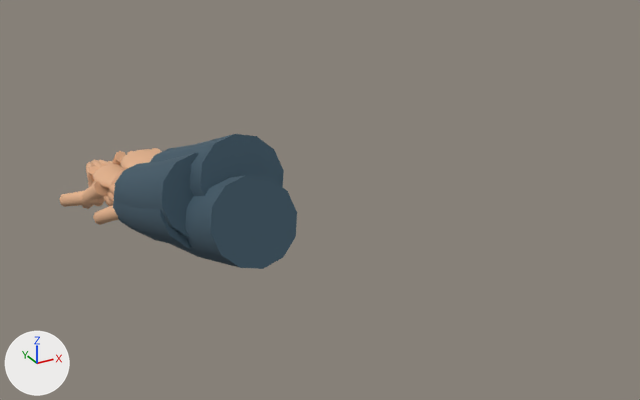
An edit to the glTF model assets/models/player/hand.glb, drawn before and after from the same camera.
One viewpoint serves both versions: a 50 mm lens placed at (-0.328, -1.224, 0.526), pointed at (0.1, -0.447, 0.137). Arrows for +X, +Y and +Z are at lower left; the lights stay in place. The older version comes first. Vertices at exactly the same position are counted once.

Names of what the first picture shows: 'hand_grip', 'hand_open', 'hand_pinch', 'hand_press'.
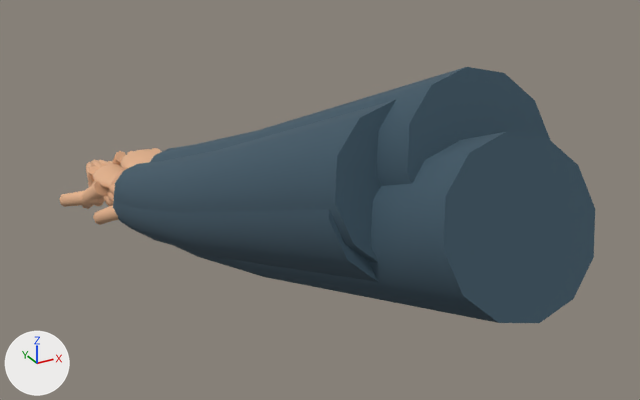
What the commit changed:
me_hand_grip is used by ob_hand_grip; location (0.0, 0.0, 0.0).
me_hand_grip had 374 vertices, 712 faces and spanned x -0.062..0.05, y -0.376..0.054, z -0.028..0.175.
me_hand_grip now has 386 vertices, 736 faces and spans x -0.062..0.06, y -0.781..0.054, z -0.028..0.344.
Part 1, on me_hand_grip:
3 vertices are removed from x -0.05..0.025, y -0.374..-0.342, z 0.088..0.169.
19 faces are deleted.
9 vertices move from x -0.043..0.05, y -0.376..-0.34, z 0.081..0.175 to x -0.045..0.052, y -0.437..-0.399, z 0.1..0.197.
15 vertices are added at x -0.06..0.06, y -0.781..-0.402, z 0.106..0.344.
43 new faces join them, mat_sleeve (dark blue #3f5867).
me_hand_open is used by ob_hand_open; location (0.0, 0.0, 0.0).
me_hand_open had 374 vertices, 712 faces and spanned x -0.063..0.069, y -0.471..0.008, z -0.005..0.178.
me_hand_open now has 386 vertices, 736 faces and spans x -0.063..0.079, y -0.876..0.008, z -0.005..0.346.
Part 2, on me_hand_open:
3 vertices are removed from x -0.031..0.044, y -0.468..-0.437, z 0.09..0.171.
19 faces are deleted.
9 vertices move from x -0.024..0.069, y -0.471..-0.435, z 0.084..0.178 to x -0.026..0.071, y -0.532..-0.494, z 0.102..0.199.
15 vertices are added at x -0.041..0.079, y -0.876..-0.496, z 0.109..0.346.
43 new faces join them, mat_sleeve (dark blue #3f5867).
me_hand_pinch is used by ob_hand_pinch; location (0.0, 0.0, 0.0).
me_hand_pinch had 374 vertices, 712 faces and spanned x -0.023..0.084, y -0.409..0.033, z -0.005..0.201.
me_hand_pinch now has 386 vertices, 736 faces and spans x -0.026..0.094, y -0.814..0.033, z -0.005..0.37.
Part 3, on me_hand_pinch:
3 vertices are removed from x -0.016..0.059, y -0.406..-0.375, z 0.114..0.195.
19 faces are deleted.
9 vertices move from x -0.009..0.084, y -0.409..-0.373, z 0.108..0.201 to x -0.011..0.086, y -0.47..-0.432, z 0.126..0.223.
15 vertices are added at x -0.026..0.094, y -0.814..-0.434, z 0.133..0.37.
43 new faces join them, mat_sleeve (dark blue #3f5867).
me_hand_press is used by ob_hand_press; location (0.0, 0.0, 0.0).
me_hand_press had 374 vertices, 712 faces and spanned x -0.086..0.05, y -0.368..0.12, z -0.012..0.16.
me_hand_press now has 386 vertices, 736 faces and spans x -0.086..0.06, y -0.773..0.12, z -0.012..0.328.
Part 4, on me_hand_press:
3 vertices are removed from x -0.05..0.025, y -0.366..-0.334, z 0.073..0.153.
19 faces are deleted.
9 vertices move from x -0.043..0.05, y -0.368..-0.332, z 0.066..0.16 to x -0.045..0.052, y -0.429..-0.391, z 0.085..0.181.
15 vertices are added at x -0.06..0.06, y -0.773..-0.394, z 0.091..0.328.
43 new faces join them, mat_sleeve (dark blue #3f5867).

What differs and where, as boxes (x1, y1, x2, y2) in the pictures (640 x 400 px):
'hand_open', reshaped (145% wider, 102% taller): before (93, 175, 297, 269); after (93, 132, 595, 323)
'hand_grip', reshaped: before (82, 153, 198, 238); after (82, 100, 396, 262)
'hand_pinch', reshaped (153% wider, 90% taller): before (111, 134, 284, 196); after (111, 67, 551, 186)
'hand_press', reshaped: before (60, 160, 191, 248); after (60, 160, 378, 282)
part 1 of me_hand_grip, built on: before (161, 153, 198, 238); after (159, 100, 396, 262)
part 2 of me_hand_open, built on: before (184, 175, 297, 269); after (205, 132, 595, 323)
part 3 of me_hand_pinch, built on: before (185, 134, 284, 196); after (181, 67, 551, 186)
part 4 of me_hand_press, built on: before (157, 210, 190, 248); after (157, 209, 378, 282)
